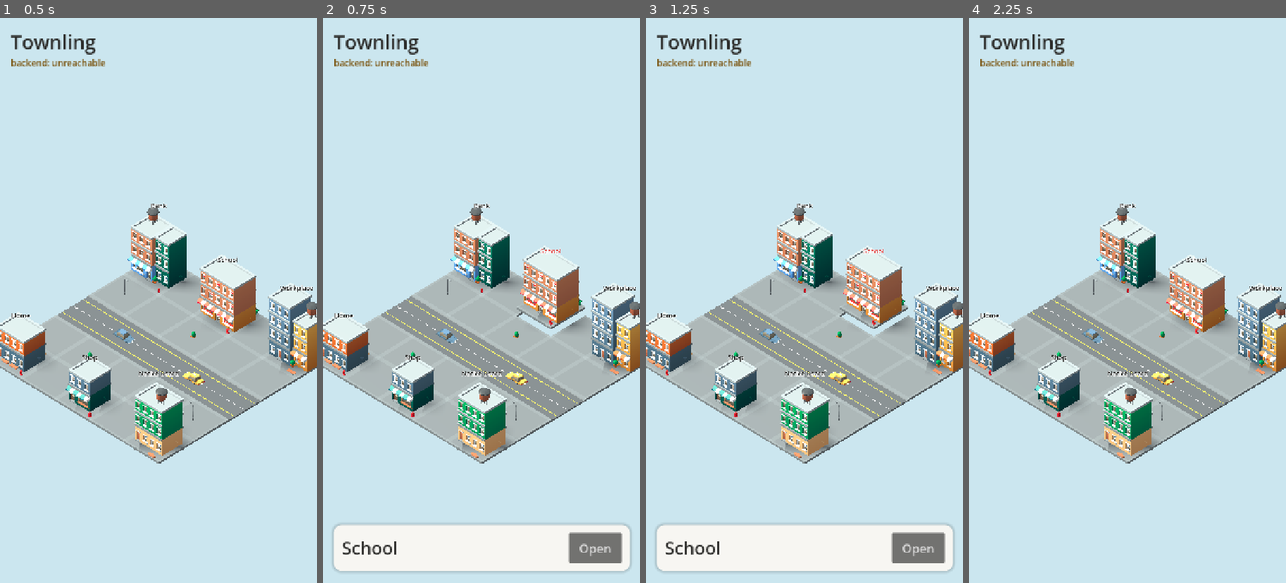
Above: before the commit, frames 1-4 (left to right).
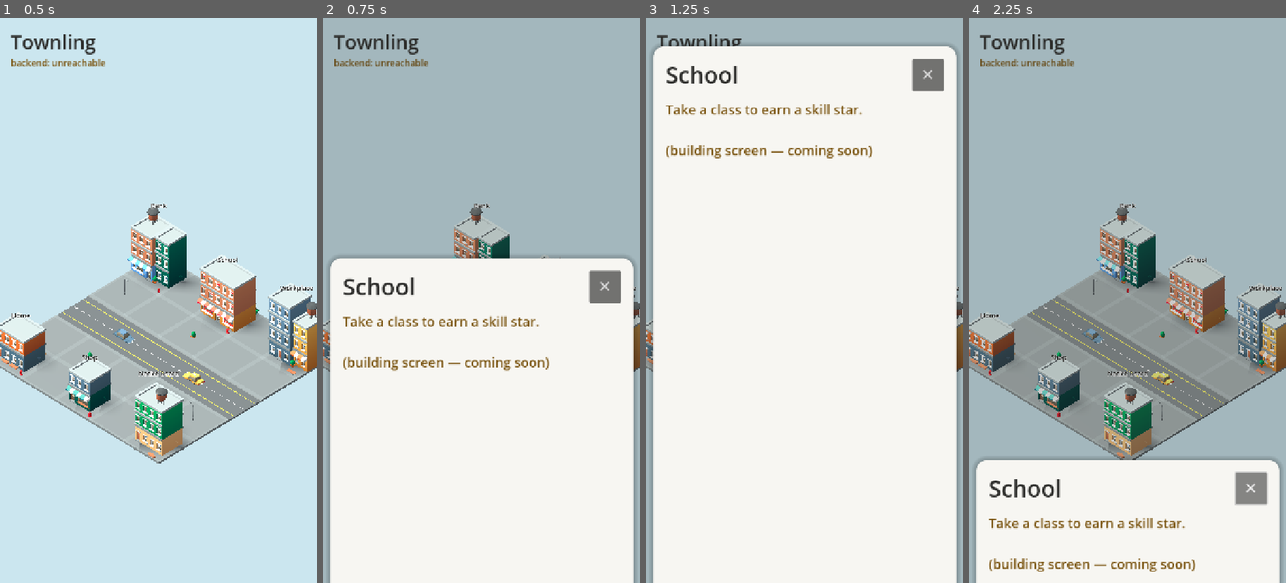
Above: after the commit, the same moments.

Repository: ayeshaverdan/townling
Game: Godot game, scene res://scenes/diorama.tscn
Two runs of this game, one before a commit and one after it. Both use one fixed random seed, a clock stepped at 60 frames per second and the inputs below.
Inputs (mouse positions are in pixels of both pictures, inside the frame that each line leads up to):
- Up to frame 1 (0.5 s): no input
- Up to frame 2 (0.75 s): tap Enter at 0.5 s; move the mouse to (551, 272) at 0.52 s; click (551, 272) at 0.67 s
- Up to frame 3 (1.25 s): no input
- Up to frame 4 (2.25 s): click (1241, 549) at 1.25 s, where only the run before the commit has a clickable "Open"; click (1251, 74) at 2 s, where only the run after the commit has a clickable "✕"

Frame 1 is identical in both runs. In frame 2, 91% of the frame differs, in the area x 0-100%, y 0-100%; in frame 3, 90%; in frame 4, 96%.

Commit message:
Tap a building to open its screen directly (one tap deep)
Replace the two-step select→Open flow with a direct tap: tapping a landmark
slides its screen up over a dimmed city (design doc §5), showing the name and
a one-line purpose blurb with a placeholder body. Close (✕) or a tap on the
dimmed area returns to the city. Screen adapts to viewport size.

Co-Authored-By: Claude Opus 4.8 <noreply@anthropic.com>

Diff:
--- a/game/scripts/diorama.gd
+++ b/game/scripts/diorama.gd
@@ -4,22 +4,29 @@
 ## Low-poly 3D on a fixed orthographic (isometric) camera. The six Band-B
 ## landmark buildings (spec §5 / design doc §5) sit on a 2x2-unit grid of
 ## KayKit City Builder tiles, each captioned with a floating label. Tapping a
-## building selects it (a gentle pop) and slides up a name panel — the first
-## step of the one-tap-deep hub navigation.
+## building slides its screen up over the city; closing returns to the city —
+## everything one tap deep.
 ##
 ## The backend health check from the bootstrap is retained as a UI overlay.
 
 const CITY := "res://assets/city/Assets/gltf/"
 const TILE := 2.0  # world units per grid cell
 
-## The six launch landmarks. Each: display name, building mesh, grid cell.
+## The six launch landmarks. Each: display name, building mesh, grid cell, and a
+## one-line purpose blurb shown on the (placeholder) building screen.
 const LANDMARKS := [
-	{"name": "Bank", "mesh": "building_G", "cell": Vector2i(0, 0)},
-	{"name": "School", "mesh": "building_E", "cell": Vector2i(2, 0)},
-	{"name": "Workplace", "mesh": "building_H", "cell": Vector2i(4, 0)},
-	{"name": "Home", "mesh": "building_B", "cell": Vector2i(0, 4)},
-	{"name": "Shop", "mesh": "building_A", "cell": Vector2i(2, 4)},
-	{"name": "Notice Board", "mesh": "building_D", "cell": Vector2i(4, 4)},
+	{"name": "Bank", "mesh": "building_G", "cell": Vector2i(0, 0),
+		"blurb": "Save your coins in the jar and watch them grow."},
+	{"name": "School", "mesh": "building_E", "cell": Vector2i(2, 0),
+		"blurb": "Take a class to earn a skill star."},
+	{"name": "Workplace", "mesh": "building_H", "cell": Vector2i(4, 0),
+		"blurb": "Work a shift and earn your weekly salary."},
+	{"name": "Home", "mesh": "building_B", "cell": Vector2i(0, 4),
+		"blurb": "Rest to refill energy, decorate, plan your day."},
+	{"name": "Shop", "mesh": "building_A", "cell": Vector2i(2, 4),
+		"blurb": "Buy groceries and the things you need."},
+	{"name": "Notice Board", "mesh": "building_D", "cell": Vector2i(4, 4),
+		"blurb": "Find gigs and quick jobs for extra coins."},
 ]
 ## Mesh heights (world units) for label placement + pick boxes, from glTF bounds.
 const HEIGHTS := {
@@ -29,22 +36,25 @@
 const COLS := 5
 const ROWS := 5
 const ROAD_ROW := 2
-const HOVER_LIFT := 0.45  # how far a selected building pops up
 
 const DEFAULT_API_BASE := "http://localhost:8000"
 var _api_base := DEFAULT_API_BASE
 
-## Per-landmark runtime state: {name, node, box (world AABB), label}.
+## Per-landmark pick data: {name, blurb, box (world AABB)}.
 var _picks: Array = []
-var _selected := -1
 
 @onready var camera: Camera3D = $Camera
 @onready var sun: DirectionalLight3D = $Sun
 @onready var world: Node3D = $World
 @onready var backend_status: Label = $UI/Banner/BackendStatus
 
-var _panel: PanelContainer
-var _panel_name: Label
+# Building-screen widgets (built in code).
+var _screen: Control
+var _card: PanelContainer
+var _screen_title: Label
+var _screen_body: Label
+var _screen_open := false
+
 var _config_request: HTTPRequest
 var _health_request: HTTPRequest
 
@@ -69,13 +79,9 @@
 
 
 func _capture_and_quit() -> void:
-	# Exercise the selected state so the preview shows the pop + name panel.
+	# Open a building screen so the preview exercises it.
 	if _picks.size() > 0:
-		_selected = 0
-		_picks[0]["node"].position.y = HOVER_LIFT
-		_picks[0]["label"].modulate = Color("e24b4a")
-		_panel_name.text = _picks[0]["name"]
-		_panel.visible = true
+		_open_screen(0)
 	for _i in range(6):
 		await get_tree().process_frame
 	var image := get_viewport().get_texture().get_image()
@@ -114,13 +120,12 @@
 		if inst == null:
 			continue
 		var height: float = HEIGHTS.get(lm["mesh"], 3.0)
-		var label := _add_label(inst, lm["name"], height)
-		# World-space pick box: 2x2 footprint centred on the cell, mesh-tall.
+		_add_label(inst, lm["name"], height)
 		var box := AABB(
 			Vector3(cell.x * TILE - 1.0, 0.0, cell.y * TILE - 1.0),
 			Vector3(2.0, height, 2.0)
 		)
-		_picks.append({"name": lm["name"], "node": inst, "box": box, "label": label})
+		_picks.append({"name": lm["name"], "blurb": lm["blurb"], "box": box})
 
 	_place("%scar_sedan.gltf" % CITY, 1, ROAD_ROW, 90.0)
 	_place("%scar_taxi.gltf" % CITY, 3, ROAD_ROW, -90.0)
@@ -143,7 +148,7 @@
 	return inst
 
 
-func _add_label(building: Node3D, text: String, height: float) -> Label3D:
+func _add_label(building: Node3D, text: String, height: float) -> void:
 	var label := Label3D.new()
 	label.text = text
 	label.billboard = BaseMaterial3D.BILLBOARD_ENABLED
@@ -154,7 +159,6 @@
 	label.outline_modulate = Color(1, 1, 1, 0.95)
 	label.position = Vector3(0.0, height + 0.6, 0.0)
 	building.add_child(label)
-	return label
 
 
 func _setup_camera() -> void:
@@ -166,9 +170,11 @@
 	camera.look_at(target, Vector3.UP)
 
 
-# --- Interaction -----------------------------------------------------------
+# --- Interaction: tap a building -> open its screen -------------------------
 
 func _unhandled_input(event: InputEvent) -> void:
+	if _screen_open:
+		return
 	var pos := Vector2.INF
 	if event is InputEventMouseButton and event.pressed and event.button_index == MOUSE_BUTTON_LEFT:
 		pos = event.position
@@ -176,12 +182,9 @@
 		pos = event.position
 	if pos == Vector2.INF:
 		return
-	_pick_at(pos)
-
-
-func _pick_at(screen_pos: Vector2) -> void:
-	var origin := camera.project_ray_origin(screen_pos)
-	var dir := camera.project_ray_normal(screen_pos)
+
+	var origin := camera.project_ray_origin(pos)
+	var dir := camera.project_ray_normal(pos)
 	var best := -1
 	var best_dist := INF
 	for i in _picks.size():
@@ -189,10 +192,8 @@
 		if t >= 0.0 and t < best_dist:
 			best_dist = t
 			best = i
-	if best == -1:
-		_deselect()
-	else:
-		_select(best)
+	if best != -1:
+		_open_screen(best)
 
 
 ## Ray/AABB entry distance via the slab method; -1 if no hit.
@@ -220,40 +221,31 @@
 	return tmin if tmin >= 0.0 else tmax
 
 
-func _select(index: int) -> void:
-	if index == _selected:
-		return
-	_deselect()
-	_selected = index
+# --- Building screen (slide up over the city) ------------------------------
+
+func _open_screen(index: int) -> void:
 	var pick = _picks[index]
-	_hop(pick["node"], HOVER_LIFT)
-	pick["label"].modulate = Color("e24b4a")
-	_panel_name.text = pick["name"]
-	_panel.visible = true
-
-
-func _deselect() -> void:
-	if _selected == -1:
-		return
-	var pick = _picks[_selected]
-	_hop(pick["node"], 0.0)
-	pick["label"].modulate = Color("2c2c2a")
-	_selected = -1
-	_panel.visible = false
-
-
-## Tween a building's height with a little bounce.
-func _hop(node: Node3D, to_y: float) -> void:
+	_screen_title.text = pick["name"]
+	_screen_body.text = "%s\n\n(building screen — coming soon)" % pick["blurb"]
+	_screen_open = true
+	_screen.visible = true
+	_size_card()
+	var vp := get_viewport().get_visible_rect().size
+	_card.position = Vector2(16.0, vp.y)  # start just below the screen
 	var tween := create_tween()
-	tween.tween_property(node, "position:y", to_y, 0.18) \
-		.set_trans(Tween.TRANS_BACK).set_ease(Tween.EASE_OUT)
-
-
-func _on_open_pressed() -> void:
-	if _selected == -1:
-		return
-	# Placeholder for the building screen (one tap deep, design doc §5/§13).
-	_panel_name.text = "%s — coming soon" % _picks[_selected]["name"]
+	tween.tween_property(_card, "position:y", 64.0, 0.25) \
+		.set_trans(Tween.TRANS_CUBIC).set_ease(Tween.EASE_OUT)
+
+
+func _close_screen() -> void:
+	if not _screen_open:
+		return
+	_screen_open = false
+	var vp := get_viewport().get_visible_rect().size
+	var tween := create_tween()
+	tween.tween_property(_card, "position:y", vp.y, 0.2) \
+		.set_trans(Tween.TRANS_CUBIC).set_ease(Tween.EASE_IN)
+	tween.tween_callback(func() -> void: _screen.visible = false)
 
 
 # --- UI --------------------------------------------------------------------
@@ -261,44 +253,76 @@
 func _setup_ui() -> void:
 	var ui: CanvasLayer = $UI
 
-	_panel = PanelContainer.new()
-	_panel.anchor_left = 0.0
-	_panel.anchor_right = 1.0
-	_panel.anchor_top = 1.0
-	_panel.anchor_bottom = 1.0
-	_panel.offset_left = 24.0
-	_panel.offset_right = -24.0
-	_panel.offset_top = -132.0
-	_panel.offset_bottom = -28.0
-	_panel.visible = false
-
+	# Full-screen blocker; a tap on the dim area outside the card closes it.
+	_screen = Control.new()
+	_screen.set_anchors_preset(Control.PRESET_FULL_RECT)
+	_screen.mouse_filter = Control.MOUSE_FILTER_STOP
+	_screen.visible = false
+	_screen.gui_input.connect(func(e: InputEvent) -> void:
+		if e is InputEventMouseButton and e.pressed:
+			_close_screen()
+	)
+	ui.add_child(_screen)
+
+	var dim := ColorRect.new()
+	dim.set_anchors_preset(Control.PRESET_FULL_RECT)
+	dim.color = Color(0.17, 0.17, 0.16, 0.25)
+	dim.mouse_filter = Control.MOUSE_FILTER_IGNORE
+	_screen.add_child(dim)
+
+	# The card (manual size/position so it can slide independently).
+	_card = PanelContainer.new()
+	_card.mouse_filter = Control.MOUSE_FILTER_STOP
 	var style := StyleBoxFlat.new()
 	style.bg_color = Color("f7f6f2")
-	style.set_corner_radius_all(18)
-	style.set_content_margin_all(18)
-	style.shadow_color = Color(0, 0, 0, 0.18)
-	style.shadow_size = 8
-	_panel.add_theme_stylebox_override("panel", style)
-	ui.add_child(_panel)
-
-	var row := HBoxContainer.new()
-	row.add_theme_constant_override("separation", 16)
-	_panel.add_child(row)
-
-	_panel_name = Label.new()
-	_panel_name.text = ""
-	_panel_name.size_flags_horizontal = Control.SIZE_EXPAND_FILL
-	_panel_name.vertical_alignment = VERTICAL_ALIGNMENT_CENTER
-	_panel_name.add_theme_color_override("font_color", Color("2c2c2a"))
-	_panel_name.add_theme_font_size_override("font_size", 40)
-	row.add_child(_panel_name)
-
-	var open := Button.new()
-	open.text = "Open"
-	open.custom_minimum_size = Vector2(120, 64)
-	open.add_theme_font_size_override("font_size", 28)
-	open.pressed.connect(_on_open_pressed)
-	row.add_child(open)
+	style.set_corner_radius_all(24)
+	style.set_content_margin_all(28)
+	style.shadow_color = Color(0, 0, 0, 0.22)
+	style.shadow_size = 12
+	_card.add_theme_stylebox_override("panel", style)
+	_screen.add_child(_card)
+
+	var col := VBoxContainer.new()
+	col.add_theme_constant_override("separation", 20)
+	_card.add_child(col)
+
+	var header := HBoxContainer.new()
+	col.add_child(header)
+
+	_screen_title = Label.new()
+	_screen_title.size_flags_horizontal = Control.SIZE_EXPAND_FILL
+	_screen_title.add_theme_color_override("font_color", Color("2c2c2a"))
+	_screen_title.add_theme_font_size_override("font_size", 52)
+	header.add_child(_screen_title)
+
+	var close := Button.new()
+	close.text = "✕"
+	close.custom_minimum_size = Vector2(72, 72)
+	close.add_theme_font_size_override("font_size", 36)
+	close.pressed.connect(_close_screen)
+	header.add_child(close)
+
+	_screen_body = Label.new()
+	_screen_body.size_flags_vertical = Control.SIZE_EXPAND_FILL
+	_screen_body.autowrap_mode = TextServer.AUTOWRAP_WORD_SMART
+	_screen_body.add_theme_color_override("font_color", Color("7a5410"))
+	_screen_body.add_theme_font_size_override("font_size", 30)
+	col.add_child(_screen_body)
+
+	_size_card()
+
+
+func _size_card() -> void:
+	var vp := get_viewport().get_visible_rect().size
+	_card.custom_minimum_size = Vector2(vp.x - 32.0, vp.y - 96.0)
+	_card.size = Vector2(vp.x - 32.0, vp.y - 96.0)
+
+
+func _notification(what: int) -> void:
+	if what == NOTIFICATION_WM_SIZE_CHANGED and _card != null:
+		_size_card()
+		if _screen_open:
+			_card.position = Vector2(16.0, 64.0)
 
 
 # --- Backend health overlay (retained from bootstrap) ----------------------
